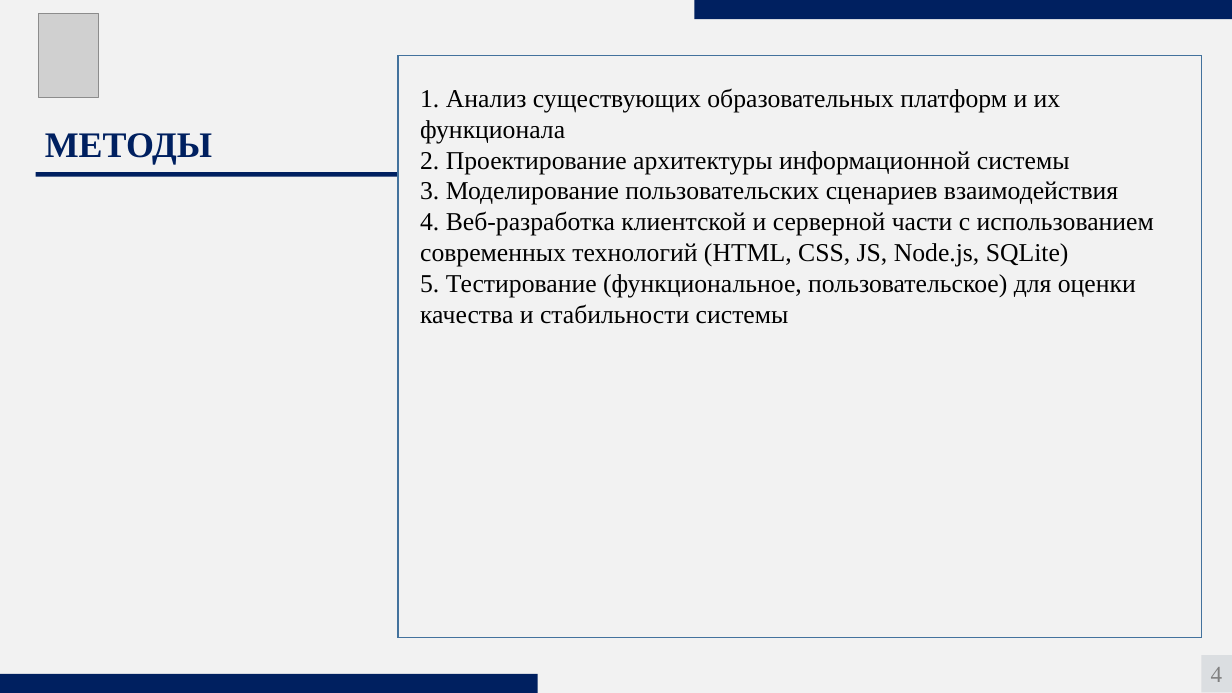
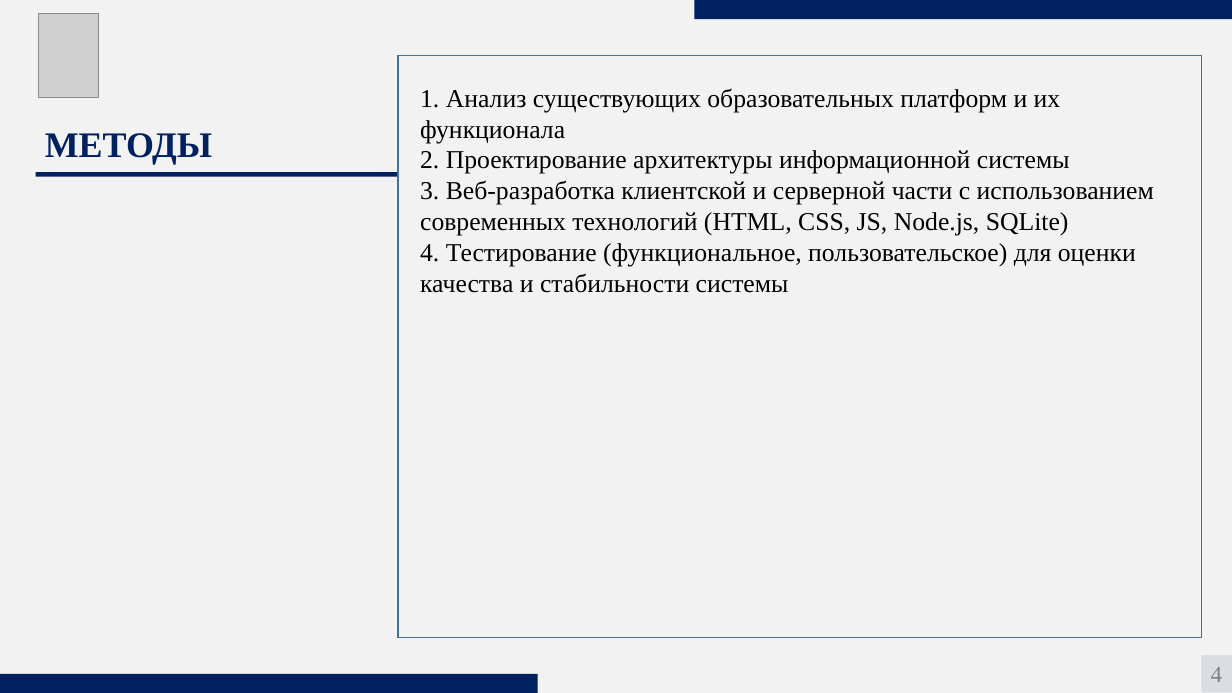
Before and after one commit to aftercraig/Education-Graduate, a slide deck: slide 4 of Дополнительные материалы/Диплом Боритько.pptx. Drawn at 1232x693 pixels with LibreOffice and Linux fonts; fonts in the diff are those of the drawing; grey boxes stand for pictures. Boxes give left, top, right and bottom in pixels: in the first picture for what was removed or moved away, otherwise in the second. Text is boxed around its words. In the diff, an @@ line names an element or a change of style, - is before the commit and + after.

Commit message:
presentation

```diff
--- a/Дополнительные материалы/Диплом Боритько.pptx
+++ b/Дополнительные материалы/Диплом Боритько.pptx
@@ text at [420, 180, 1154, 293]: text changed @@
-3. Моделирование пользовательских сценариев взаимодействия
-4. Веб-разработка клиентской и серверной части с использованием современных технологий (HTML, CSS, JS, Node.js, SQLite)
-5. Тестирование (функциональное, пользовательское) для оценки качества и стабильности системы
+3. Веб-разработка клиентской и серверной части с использованием современных технологий (HTML, CSS, JS, Node.js, SQLite)
+4. Тестирование (функциональное, пользовательское) для оценки качества и стабильности системы
```
Also in this commit, not shown: 2 other slides changed, 5 slides added, 8 slides removed, 2 other files.
